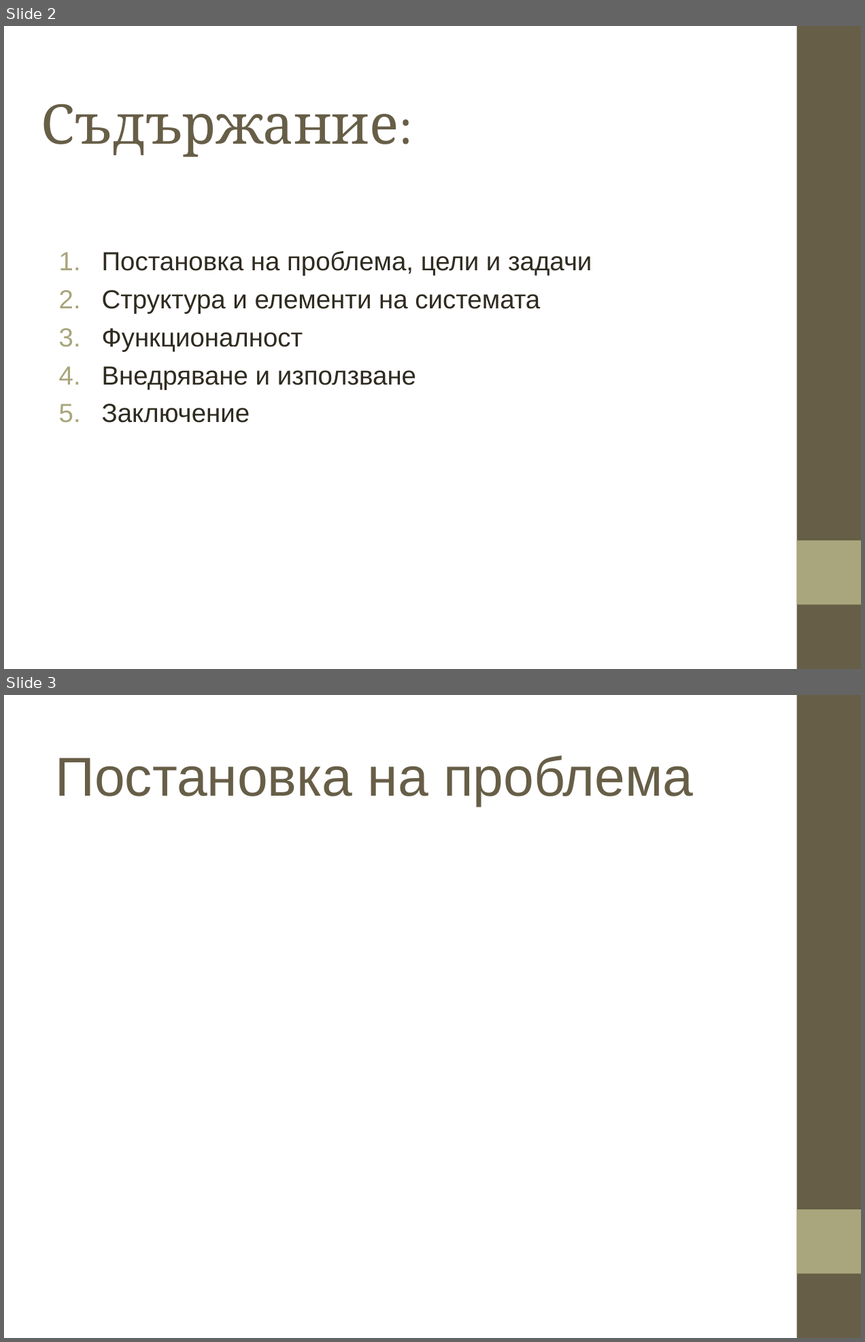
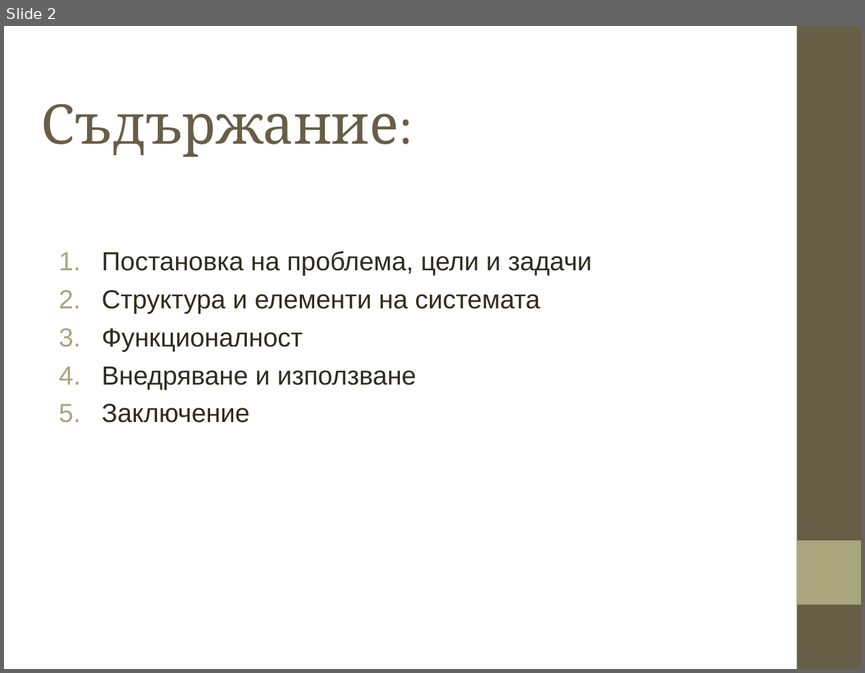
Before and after one commit to parbov/BSc_Dipl, a slide deck: documentation/presentation_Petko.ppt. Shown one above the other, each under a label of ours: slides 2 and 3 before the commit, slide 2 after it. The pictures are 865x1342 and 865x673 pixels, drawn with LibreOffice and Linux fonts; fonts in the diff are those of the drawing; background and template pictures are left out. Boxes give left, top, right and bottom in pixels: in the first picture for what was removed or moved away, otherwise in the second. Text is boxed around its words. In the diff, an @@ line names an element or a change of style, - is before the commit and + after.

```diff
--- a/documentation/presentation_Petko.ppt
+++ b/documentation/presentation_Petko.ppt
@@ slide 3 removed at [4,695,861,1338], background picture (left out); not listed: 2 template elements that a slide beside it also shows @@
@@ title removed at [55,756,693,806] @@
-Постановка на проблема
```
Also in this commit, not shown: 6 slides changed, 7 slides added, 4 other slides removed.
